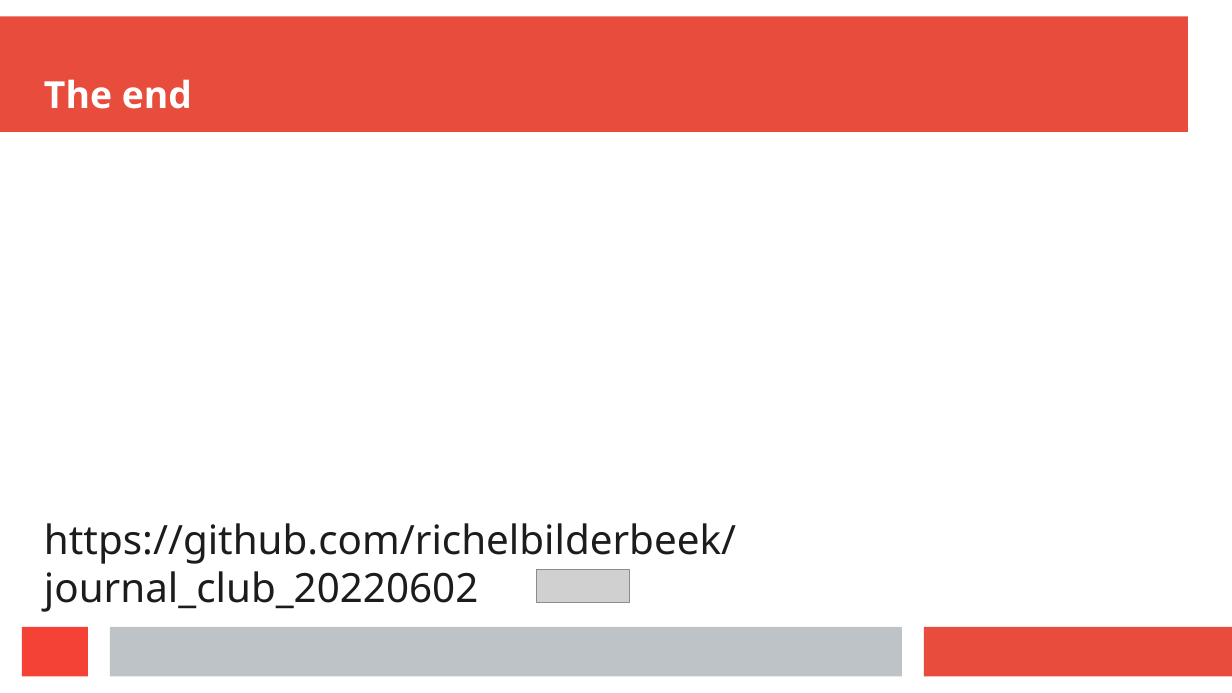
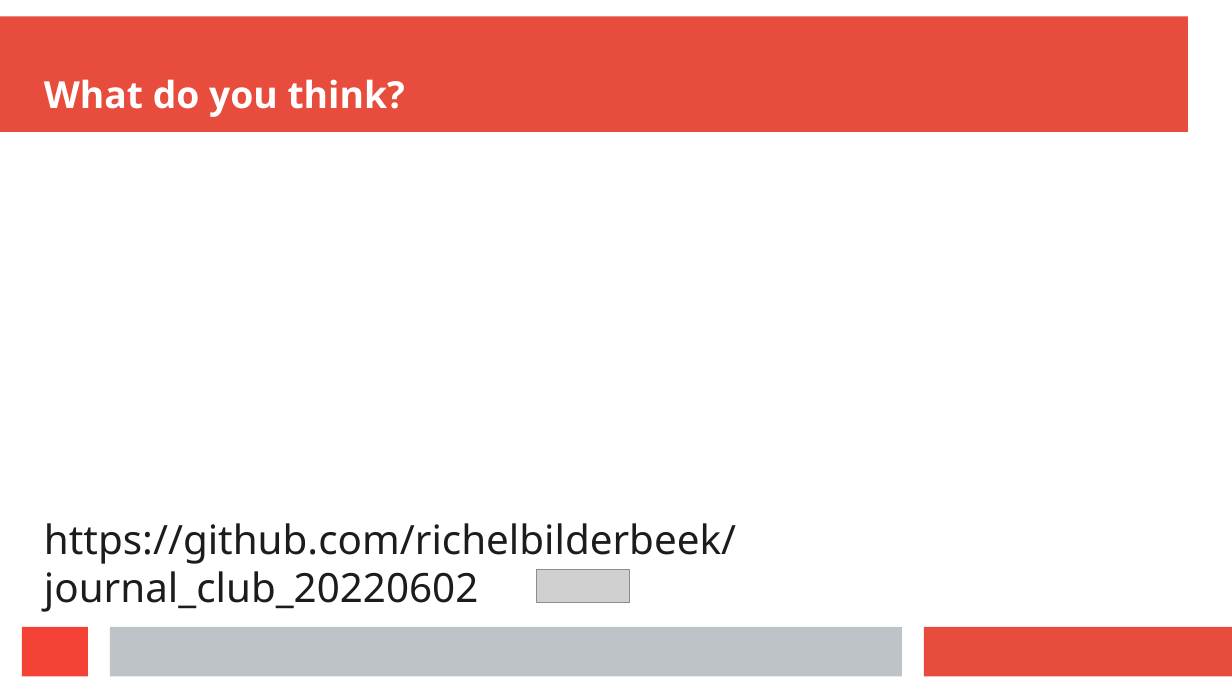
Before and after one commit to richelbilderbeek/journal_club_20220602, a slide deck: slide 22 of journal_club_20220602.odp (slide 12 before the commit). Drawn at 1232x693 pixels with LibreOffice and Linux fonts; fonts in the diff are those of the drawing; grey boxes stand for pictures. Boxes give left, top, right and bottom in pixels: in the first picture for what was removed or moved away, otherwise in the second. Text is boxed around its words. In the diff, an @@ line names an element or a change of style, - is before the commit and + after.

```diff
--- a/journal_club_20220602.odp
+++ b/journal_club_20220602.odp
@@ title at bbox=[44, 79, 405, 117]: text changed @@
-The end
+What do you think?
```
Also in this commit, not shown: 5 other slides changed, 16 slides added, 3 slides removed, 12 other files.
